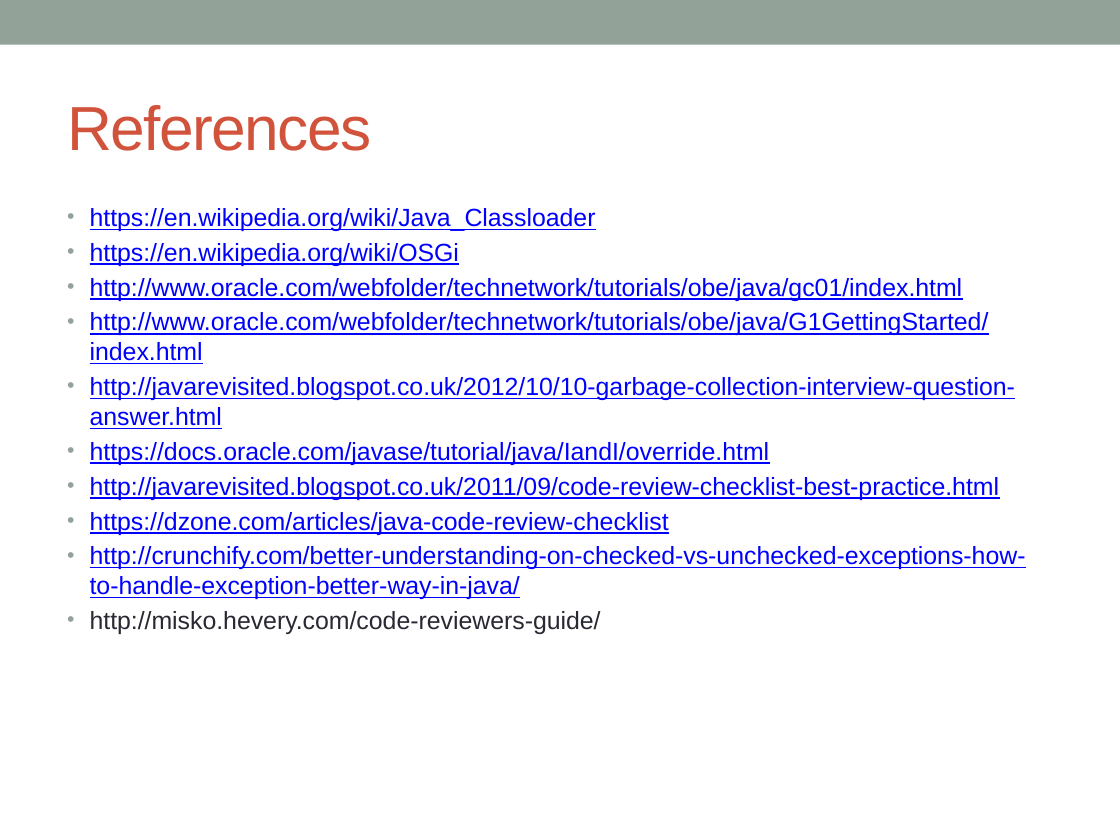
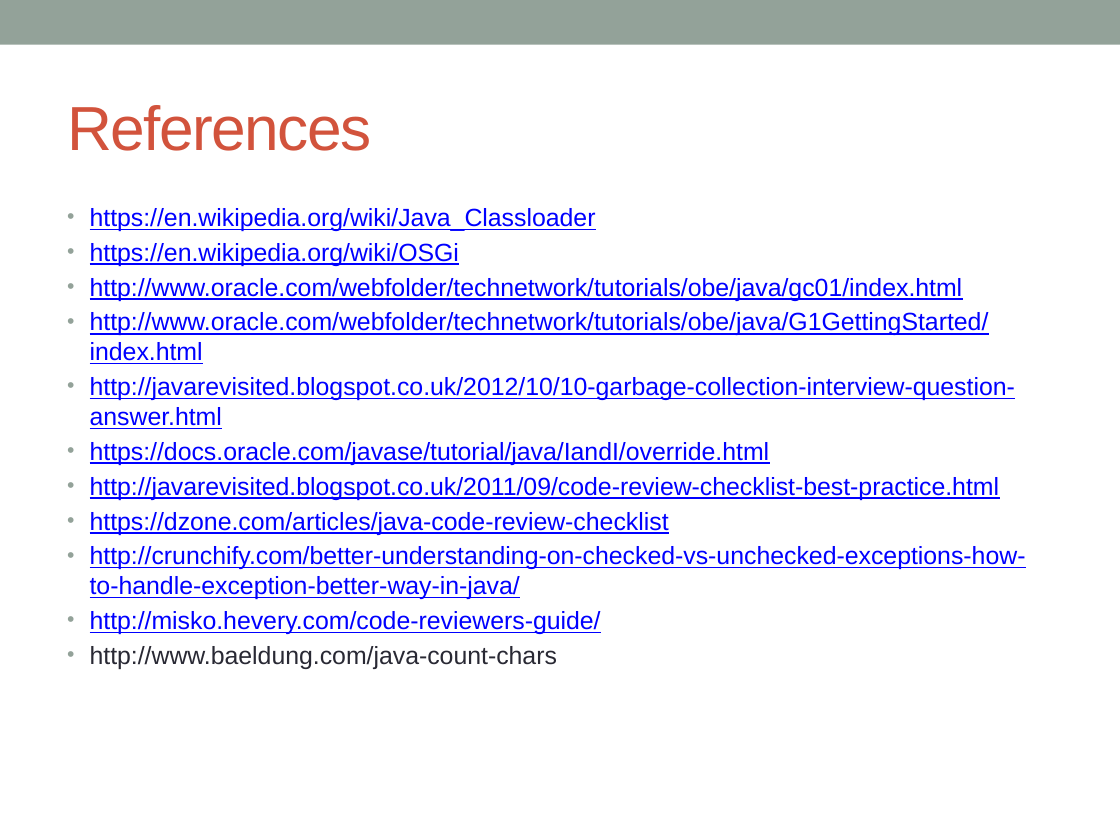
Before and after one commit to notionquest/ProjectDocumentation, a slide deck: slide 32 of CoreJava.pptx (slide 30 before the commit). Drawn at 1120x840 pixels with LibreOffice and Linux fonts; fonts in the diff are those of the drawing. Boxes give left, top, right and bottom in pixels: in the first picture for what was removed or moved away, otherwise in the second. Text is boxed around its words. In the diff, an @@ line names an element or a change of style, - is before the commit and + after.

```diff
--- a/CoreJava.pptx
+++ b/CoreJava.pptx
@@ text at box(90, 611, 601, 634): text colour #292934 to #0000FF, underline on in "http://misko.hevery.com/code-reviewers-guide/" @@
@@ text at box(90, 646, 557, 669): paragraph added @@
+• http://www.baeldung.com/java-count-chars
```
Also in this commit, not shown: 2 slides added.
